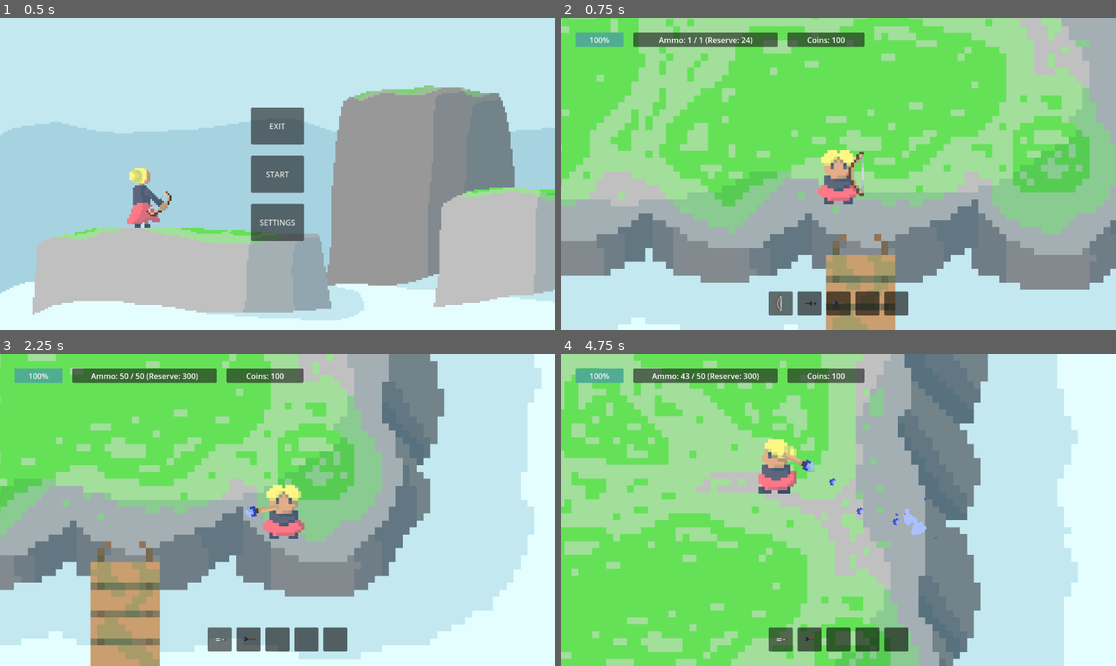
Above: before the commit, frames 1-4 (two rows, left to right).
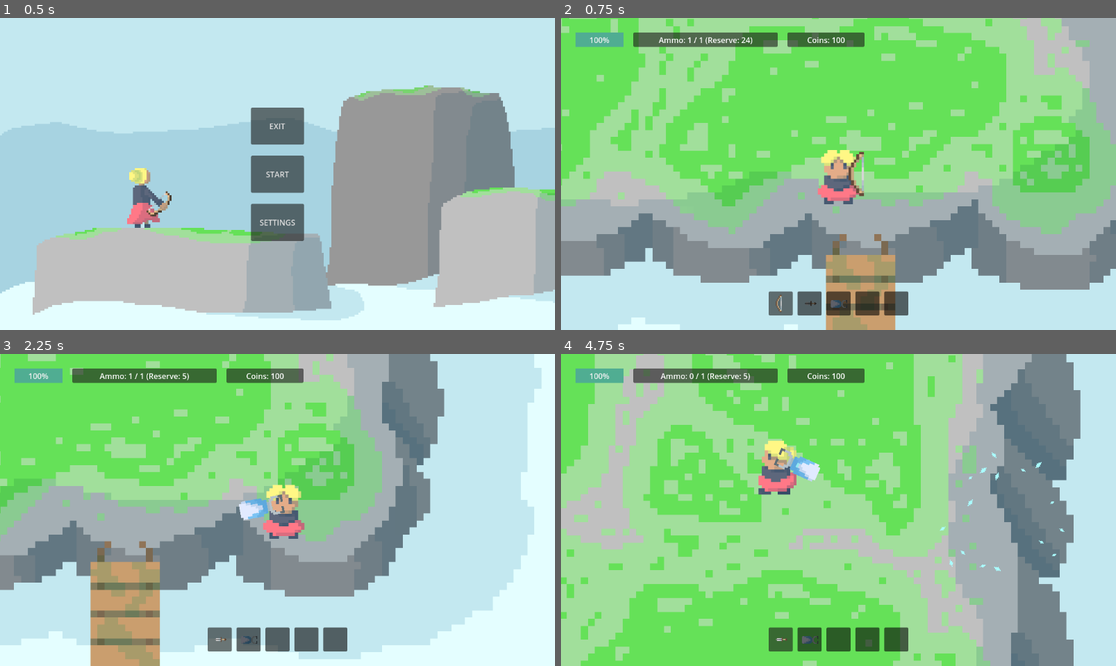
Above: after the commit, the same moments.

Repository: Kryzi/Eksamens-projekt
Game: Godot game, scene res://scenes/main_menu/main_menu.tscn
Two runs of this game, one before a commit and one after it. Both use one fixed random seed, a clock stepped at 60 frames per second and the inputs below. The engine's default icon, where the game draws it, is replaced by a stand-in: a white triangle on a blue panel in a dark square.
Inputs (mouse positions are in pixels of both pictures, inside the frame that each line leads up to):
- Up to frame 1 (0.5 s): no input
- Up to frame 2 (0.75 s): click "START" at 0.5 s
- Up to frame 3 (2.25 s): move the mouse to (399, 494) at 1.27 s; hold D (Right) 1.28-2.03 s; tap 0 (0) at 1.35 s; tap X (x) at 1.55, 2.1 s; move the mouse to (166, 525) at 2.02 s; hold S (Down) from 2.03 s (still down)
- Up to frame 4 (4.75 s): tap 0 (0) at 2.3, 2.85, 3.8 s; move the mouse to (894, 441) at 2.77 s; release S (Down) at 2.78 s; hold D (Right) 2.78-3.53 s; tap X (x) at 3.05, 4.55 s; move the mouse to (810, 572) at 3.52 s; hold W (Up) 3.53-4.28 s; tap Shift (Dash) at 3.6 s; move the mouse to (1005, 556) at 4.27 s; press the mouse at (1005, 556) at 4.28 s; hold A (Left) from 4.28 s (still down)

Frame 1 is identical in both runs. In frame 2, less than 0.1% of the frame differs, in the area x 48-52%, y 90-93%; in frame 3, 0.6%; in frame 4, 74%, in the area x 0-100%, y 0-100%.

Commit message:
Is partikler til iskanon

Diff:
--- a/scenes/main/player.tscn
+++ b/scenes/main/player.tscn
@@ -24,8 +24,8 @@
 [ext_resource type="Texture2D" uid="uid://bapq1gfqn4obu" path="res://sprites/spiller/spiller-venstre_walk-1.png" id="16_xwamc"]
 [ext_resource type="Texture2D" uid="uid://bc4h84ngtv55m" path="res://sprites/spiller/spiller-venstre_walk-3.png" id="17_dhuxc"]
 [ext_resource type="PackedScene" uid="uid://bf082ldlxis2j" path="res://scenes/weapons/basic_knife/basic_knife.tscn" id="20_y8slu"]
-[ext_resource type="PackedScene" uid="uid://ca64n4anj8bud" path="res://scenes/weapons/water_staff/water_staff.tscn" id="21_ufdrw"]
 [ext_resource type="Script" path="res://scripts/ui/camera_2d.gd" id="21_xaw4o"]
+[ext_resource type="PackedScene" uid="uid://c8qnpo7dkw86m" path="res://scenes/weapons/ice_cannon/ice_cannon.tscn" id="26_klgc6"]
 [ext_resource type="AudioStream" uid="uid://bpicuej6pb1f2" path="res://sounds/GedSlapSound.mp3" id="27_1juf4"]
 [ext_resource type="AudioStream" uid="uid://bdr76qsc0x73l" path="res://sounds/HitSound.mp3" id="28_dg55l"]
 
@@ -205,7 +205,7 @@
 [node name="BasicKnife" parent="Weapon" instance=ExtResource("20_y8slu")]
 FPS_SpeedScale = 2.5
 
-[node name="Water Staff" parent="Weapon" instance=ExtResource("21_ufdrw")]
+[node name="IsKanon" parent="Weapon" instance=ExtResource("26_klgc6")]
 
 [node name="Damage" type="Area2D" parent="."]
 
--- a/scenes/weapons/ice_cannon/ice_cannon_bullet.tscn
+++ b/scenes/weapons/ice_cannon/ice_cannon_bullet.tscn
@@ -1,7 +1,8 @@
-[gd_scene load_steps=4 format=3 uid="uid://cyouknex6divm"]
+[gd_scene load_steps=5 format=3 uid="uid://cyouknex6divm"]
 
 [ext_resource type="Script" path="res://scripts/weapons/basic_projectile.gd" id="1_wawsl"]
 [ext_resource type="Texture2D" uid="uid://t8d7cdi2xopq" path="res://sprites/vaaben/ranged/is_kannon/projektil_is-kannon.png" id="1_xyou4"]
+[ext_resource type="PackedScene" uid="uid://vseo6uqg1jg1" path="res://scenes/weapons/ice_cannon/ice_particle.tscn" id="2_ux0wp"]
 
 [sub_resource type="RectangleShape2D" id="RectangleShape2D_lgwqi"]
 size = Vector2(80, 37)
@@ -9,6 +10,7 @@
 [node name="IsKanonBullet" type="Area2D" groups=["projectile"]]
 script = ExtResource("1_wawsl")
 BulletSpeed = 1000
+IceParticle = ExtResource("2_ux0wp")
 
 [node name="Sprite2D" type="Sprite2D" parent="."]
 position = Vector2(32, 0)
--- /dev/null
+++ b/scenes/weapons/ice_cannon/ice_particle.tscn
@@ -0,0 +1,41 @@
+[gd_scene load_steps=5 format=3 uid="uid://vseo6uqg1jg1"]
+
+[ext_resource type="Texture2D" uid="uid://cgqrhkhb64vg8" path="res://sprites/vaaben/partikler/is/is_partikel-1.png" id="1_gd5ot"]
+[ext_resource type="Script" path="res://scripts/weapons/water_particle.gd" id="2_1aee6"]
+
+[sub_resource type="Curve" id="Curve_1ry8t"]
+min_value = -100.0
+max_value = 100.0
+_data = [Vector2(0, 100), 0.0, 0.0, 0, 0, Vector2(0.376404, -95.6044), 0.0, 0.0, 0, 0]
+point_count = 2
+
+[sub_resource type="Curve" id="Curve_68o8t"]
+_data = [Vector2(0, 1), 0.0, 0.0, 0, 0, Vector2(1, 0), 0.0, 0.0, 0, 0]
+point_count = 2
+
+[node name="ice_particle" type="CPUParticles2D"]
+emitting = false
+amount = 16
+lifetime = 0.7
+one_shot = true
+explosiveness = 1.0
+texture = ExtResource("1_gd5ot")
+spread = 180.0
+gravity = Vector2(0, 0)
+initial_velocity_min = 150.0
+initial_velocity_max = 300.0
+angular_velocity_min = 0.5
+angular_velocity_max = 4.5
+angular_velocity_curve = SubResource("Curve_1ry8t")
+angle_min = -45.0
+angle_max = 45.0
+scale_amount_min = 2.5
+scale_amount_max = 5.0
+scale_amount_curve = SubResource("Curve_68o8t")
+script = ExtResource("2_1aee6")
+
+[node name="Timer" type="Timer" parent="."]
+wait_time = 0.5
+autostart = true
+
+[connection signal="timeout" from="Timer" to="." method="_on_timer_timeout"]
--- a/scripts/weapons/basic_projectile.gd
+++ b/scripts/weapons/basic_projectile.gd
@@ -4,6 +4,9 @@
 var Damage: int = 1
 var targetPos: Vector2
 var direction: Vector2
+
+@export var IceParticle: PackedScene
+
 
 func _ready() -> void:
 	direction = (targetPos - global_position).normalized()
@@ -14,6 +17,17 @@
 func _on_body_entered(body: Node2D) -> void:
 	if body.is_in_group("enemy"):
 		body.hit_damage(Damage)
+		emitParticle()
 		queue_free()
 	elif not body.is_in_group("player"):
+		emitParticle()
 		queue_free()
+
+
+
+func emitParticle():
+	var particle = IceParticle.instantiate()
+
+	get_tree().get_root().call_deferred("add_child", particle)
+	particle.global_position = global_position
+	particle.emitting = true
--- a/scripts/weapons/special_weapons/ice_cannon.gd
+++ b/scripts/weapons/special_weapons/ice_cannon.gd
@@ -24,19 +24,12 @@
 
 @onready var CanonSound = $CanonSound
 
+
 var ranged = true
 
 func _ready() -> void:
 	currentAmmo = magSize
 	reserveAmmo = maxAmmo
-
-	# When using global variables, the HUD is automatically signaled and
-	# the text is updated
-	#PlayerInfo.ammo_data = {
-		#"current_ammo": currentAmmo,
-		#"mag_size": magSize,
-		#"reserve_ammo": reserveAmmo
-	#}
 
 	$AnimatedSprite2D.play("Idle")
 
